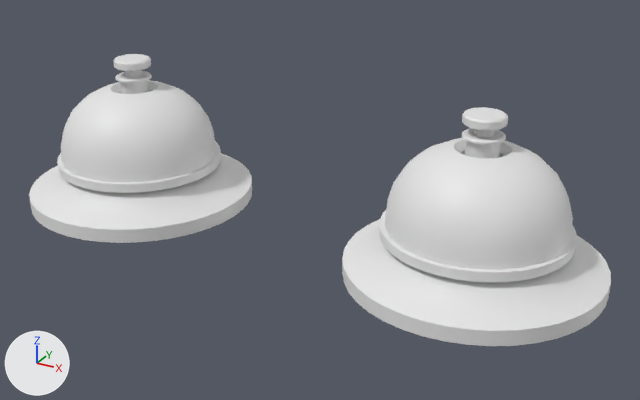
Renders of the FBX model Assets/_Models/Environment/bells_9_21_20.fbx from each side of a commit.
Both versions are drawn from a camera (50 mm lens) standing at (0.26, -0.299, 0.135) and looking at (0.096, 0.0, -0.014). The lights are fixed; the arrows at lower left show +X, +Y and +Z.

Names of what the first picture shows: 'bell_base', 'bell_base_gold', 'bell_button_gold', 'bell_button_silver', 'bell_dome_gold', 'bell_dome_silver'.
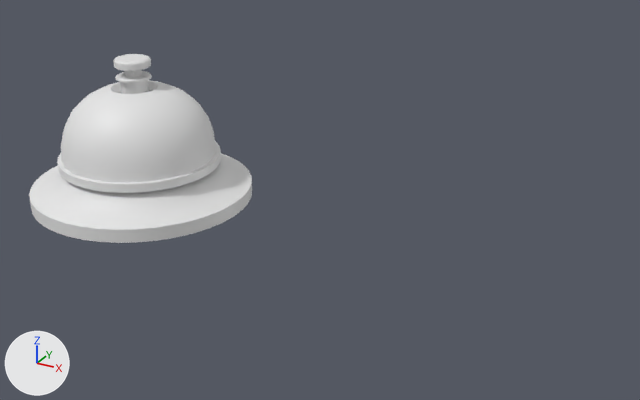
Commit message: fix bell

Where the change shows, as pixel boxes (x1, y1, x2, y2) in the pictures (640 x 400 px):
'bell_base_gold', deleted
    before: (342, 210, 611, 346)
'bell_dome_gold', deleted
    before: (385, 138, 573, 270)
'bell_button_gold', deleted
    before: (462, 107, 508, 158)

Edits to the bpy script that builds the scene:
```text
Remove ob_bell_base_gold:
    ob_bell_base_gold = bpy.data.objects.new('bell_base_gold', me_cylinder_037)
    ob_bell_base_gold.location = (0.1641, 0.0, -0.0317)
Remove ob_bell_dome_gold:
    ob_bell_dome_gold = bpy.data.objects.new('bell_dome_gold', me_cylinder_036)
    ob_bell_dome_gold.location = (0.1641, 0.0, -0.0317)
Remove ob_bell_button_gold:
    ob_bell_button_gold = bpy.data.objects.new('bell_button_gold', me_cylinder_034)
    ob_bell_button_gold.location = (0.1641, 0.0, -0.0317)
```
